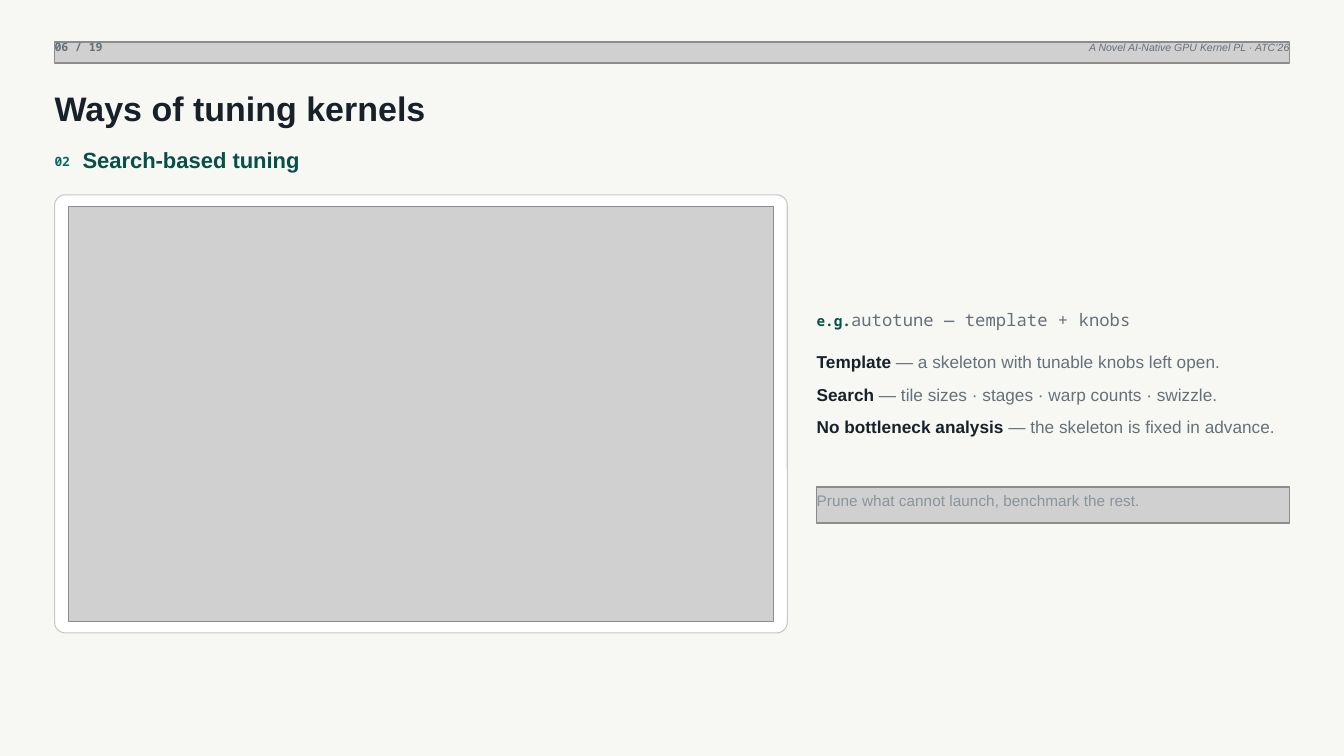
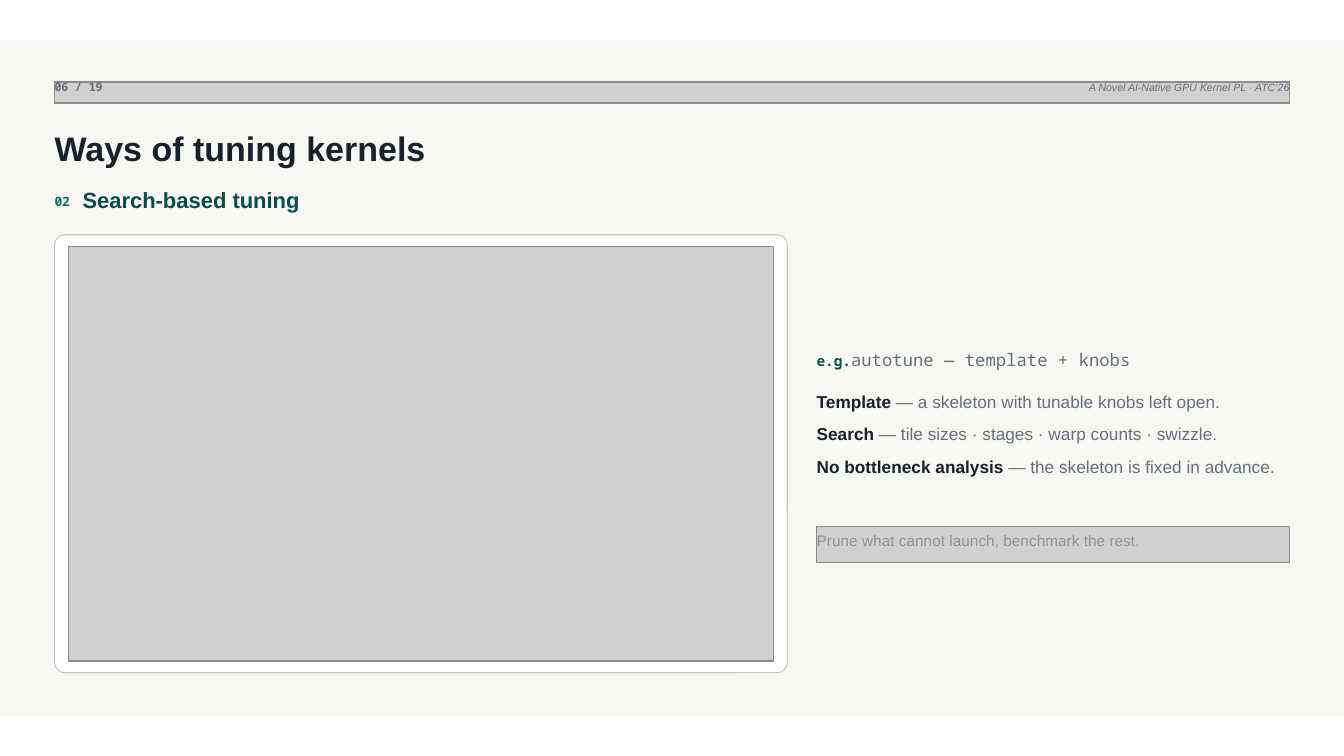
Before and after one commit to SyntaxArchmage/croqtile-tuner-atc26, a slide deck: slide 6 of dist/slides.pptx. Drawn at 1344x756 pixels with LibreOffice and Linux fonts; fonts in the diff are those of the drawing; grey boxes stand for pictures. Boxes give left, top, right and bottom in pixels: in the first picture for what was removed or moved away, otherwise in the second. Text is boxed around its words. In the diff, an @@ line names an element or a change of style, - is before the commit and + after.

```diff
--- a/dist/slides.pptx
+++ b/dist/slides.pptx
@@ rectangle: place and size @@
-rectangle at (0,0,1344,755)
+rectangle at (0,40,1344,716)
@@ 8 texts, 3 pictures, 1 rounded rectangle: place and size @@
-8 texts, 3 pictures, 1 rounded rectangle at (55,40,1290,633)
+8 texts, 3 pictures, 1 rounded rectangle at (55,80,1290,673)
```
Also in this commit, not shown: 17 other slides changed.
